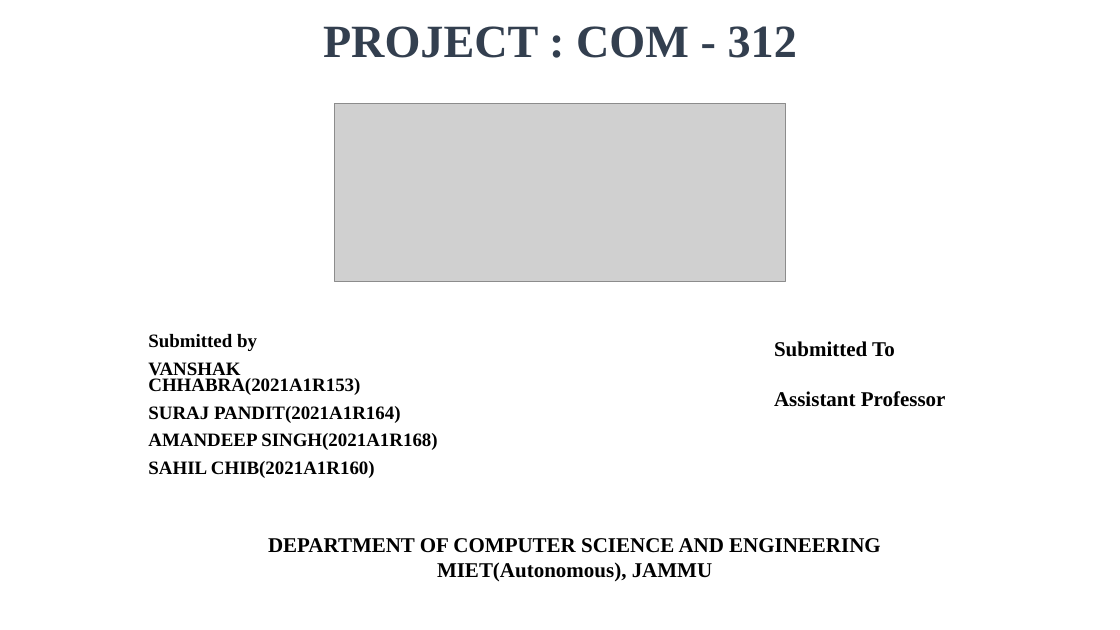
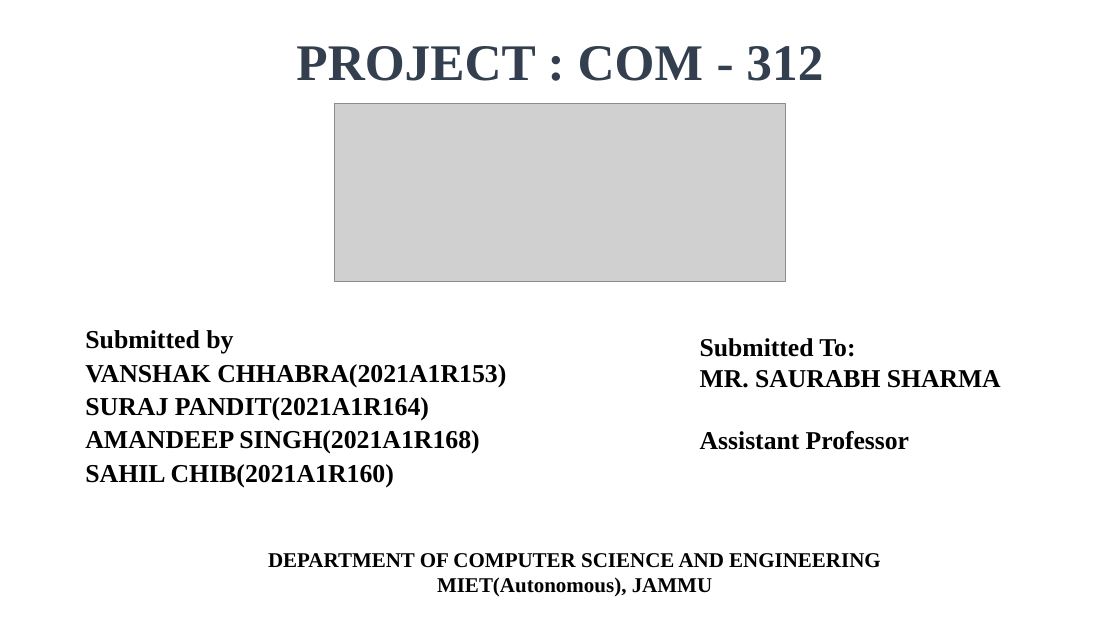
Before and after one commit to Vanshak77/OperatingSystem, a slide deck: slide 1 of Project- Memory Management Stimulator/OS PROJECT.pptx. Drawn at 1120x630 pixels with LibreOffice and Linux fonts; fonts in the diff are those of the drawing; grey boxes stand for pictures. Boxes give left, top, right and bottom in pixels: in the first picture for what was removed or moved away, otherwise in the second. Text is boxed around its words. In the diff, an @@ line names an element or a change of style, - is before the commit and + after.

Commit message:
Project

```diff
--- a/Project- Memory Management Stimulator/OS PROJECT.pptx
+++ b/Project- Memory Management Stimulator/OS PROJECT.pptx
@@ title "PROJECT : COM - 312": place and size @@
-title "PROJECT : COM - 312" at [323,26,797,58]
+title "PROJECT : COM - 312" at [296,46,823,81]
@@ title "PROJECT : COM - 312" at [296,46,823,81]: size 39.6 to 44 pt; vertical alignment bottom to middle @@
@@ subtitle "Submitted by": place and size @@
-subtitle "Submitted by" at [148,334,437,478]
+subtitle "Submitted by" at [85,330,506,488]
@@ subtitle "Submitted by" at [85,330,506,488]: size 16.2 to 22.1 pt @@
@@ text "Submitted To:": place and size @@
-text "Submitted To:" at [774,341,946,407]
+text "Submitted To:" at [700,338,1001,450]
@@ text at [700,338,1001,388]: text changed; size 18 to 22 pt @@
-Submitted To
+Submitted To:
+MR. SAURABH SHARMA
@@ text at [700,431,909,450]: size 18 to 22 pt in "Assistant Professor" @@
@@ text "DEPARTMENT OF COMPUTER SCIENCE AND ...": place and size @@
-text "DEPARTMENT OF COMPUTER SCIENCE AND ..." at [268,538,881,581]
+text "DEPARTMENT OF COMPUTER SCIENCE AND ..." at [268,553,881,596]
```
Also in this commit, not shown: 3 other slides changed, 12 slides added, 1 other file.
